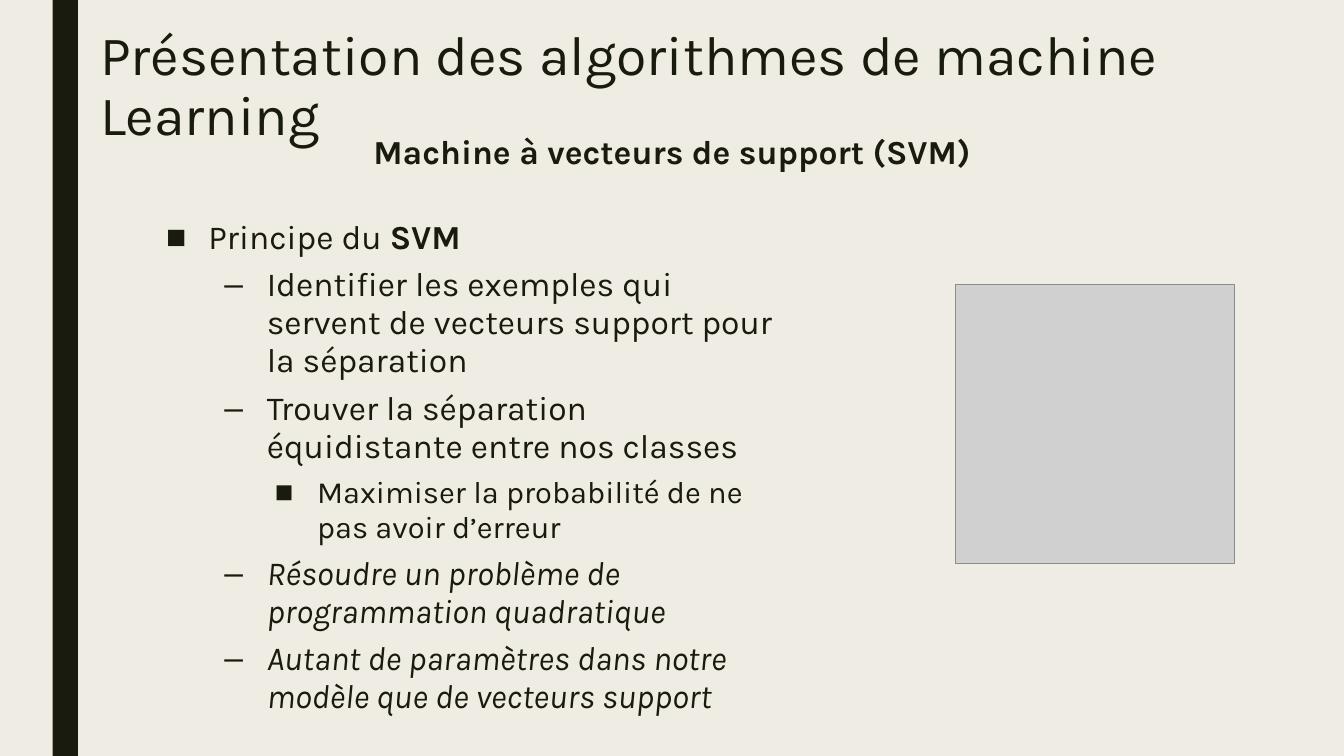
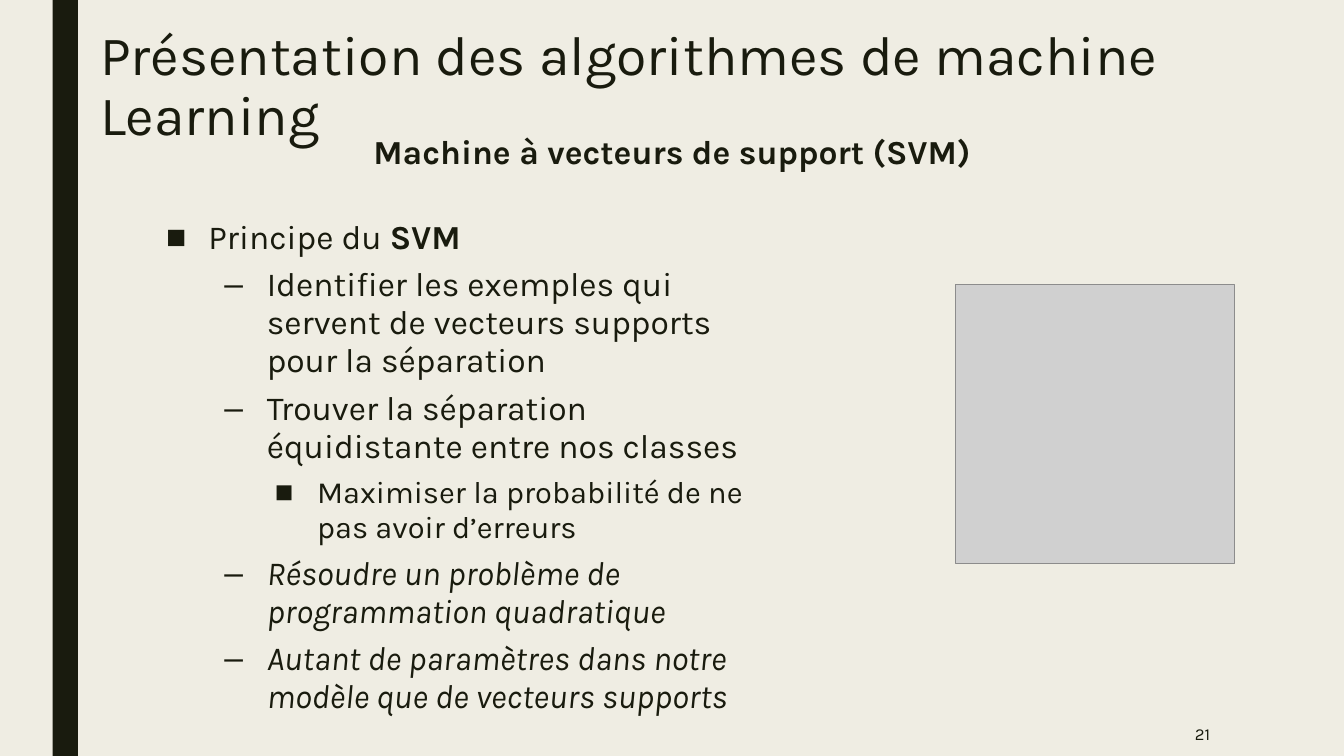
Before and after one commit to natane07/PA-MachineLearning-3ESGI, a slide deck: slide 21 of Project/Docs/Slides/PPT_PA.pptx. Drawn at 1344x756 pixels with LibreOffice and Linux fonts; fonts in the diff are those of the drawing; grey boxes stand for pictures. Boxes give left, top, right and bottom in pixels: in the first picture for what was removed or moved away, otherwise in the second. Text is boxed around its words. In the diff, an @@ line names an element or a change of style, - is before the commit and + after.

```diff
--- a/Project/Docs/Slides/PPT_PA.pptx
+++ b/Project/Docs/Slides/PPT_PA.pptx
@@ text at <box>267,273,711,380</box>: text changed @@
-  – Identifier les exemples qui servent de vecteurs support pour la séparation
+  – Identifier les exemples qui servent de vecteurs supports pour la séparation
@@ text at <box>317,479,742,545</box>: text changed @@
-    ■ Maximiser la probabilité de ne pas avoir d’erreur
+    ■ Maximiser la probabilité de ne pas avoir d’erreurs
@@ text at <box>267,646,727,716</box>: text changed @@
-  – Autant de paramètres dans notre modèle que de vecteurs support
+  – Autant de paramètres dans notre modèle que de vecteurs supports
@@ page number added at <box>1195,729,1210,740</box>, 12 pt, text #191B0E @@
+21
```
Also in this commit, not shown: 41 other slides changed, 1 other file.
